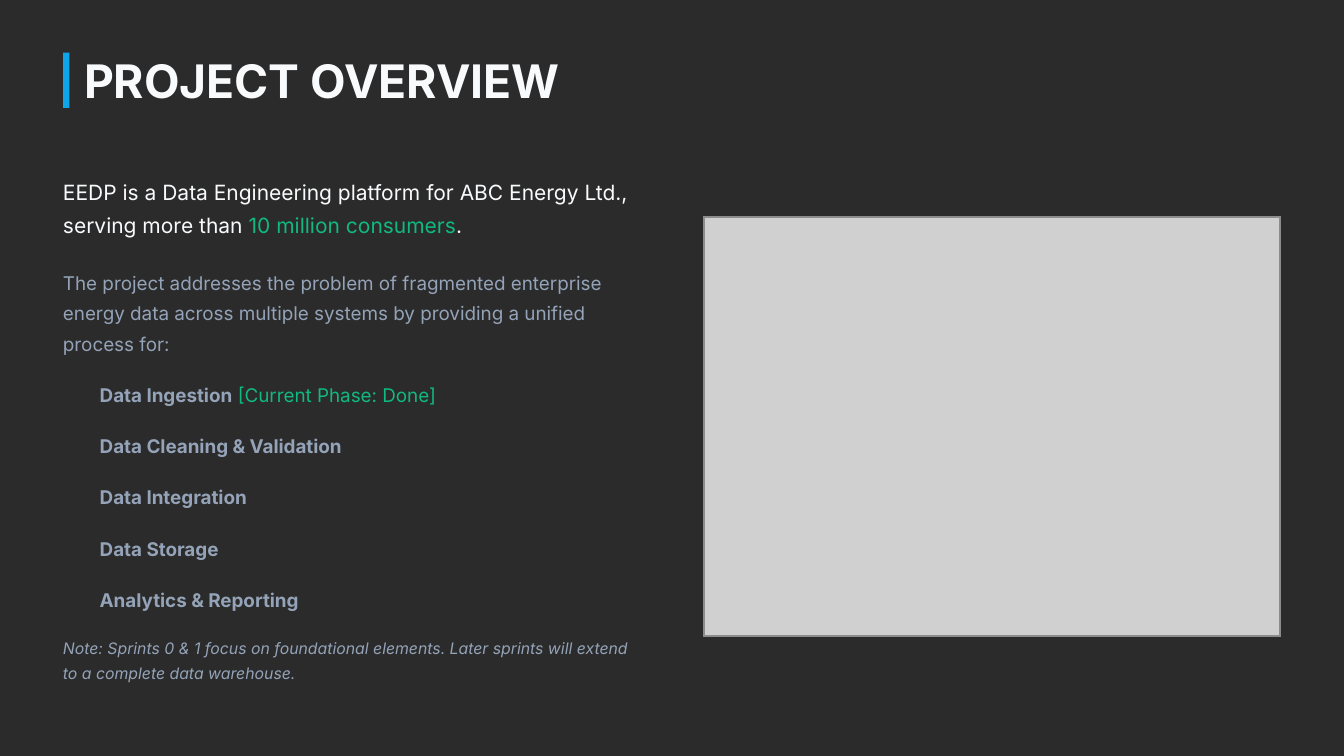
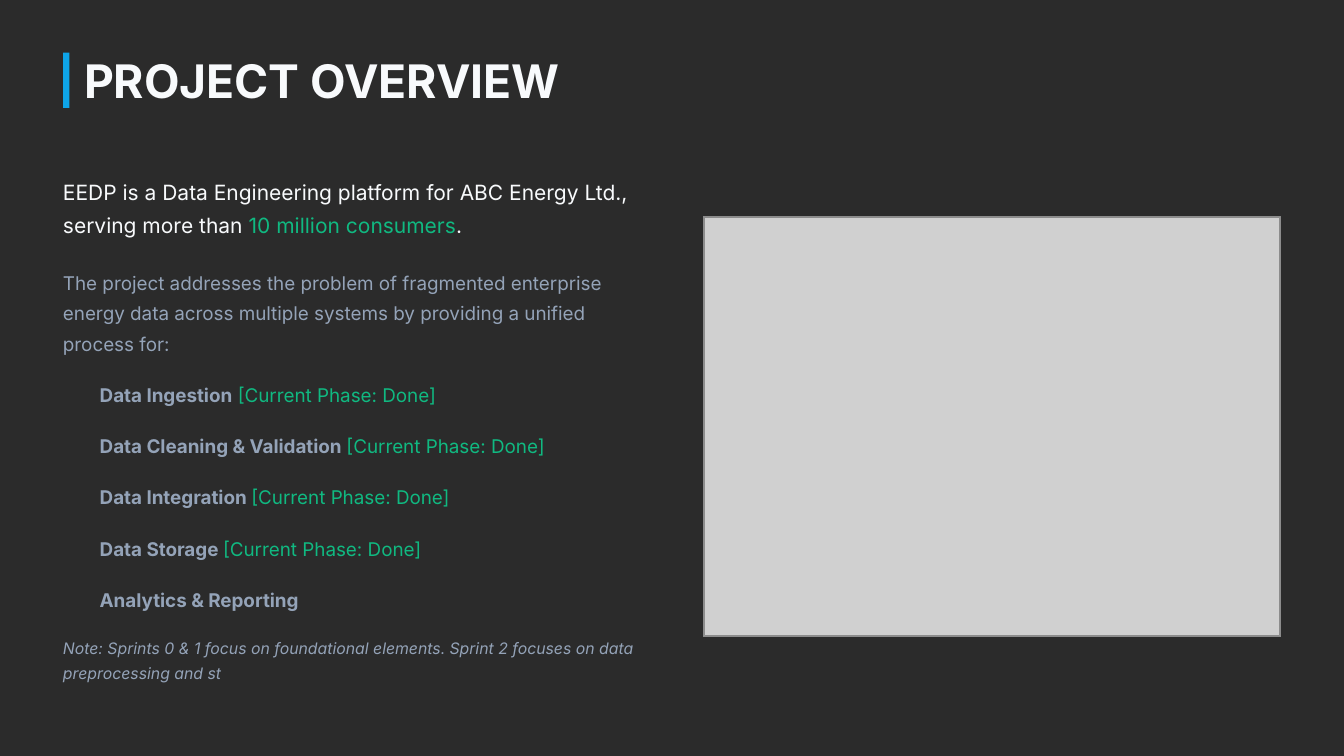
Before and after one commit to Perseus04/Enterprise-Energy-Data-Platform, a slide deck: slide 2 of docs/report/Enterprise Energy Data Platform Progress 1.pptx. Drawn at 1344x756 pixels with LibreOffice and Linux fonts; fonts in the diff are those of the drawing; grey boxes stand for pictures; background and template pictures are left out; a plain dark background stands for a picture behind light text. Boxes give left, top, right and bottom in pixels: in the first picture for what was removed or moved away, otherwise in the second. Text is boxed around its words. In the diff, an @@ line names an element or a change of style, - is before the commit and + after.

```diff
--- a/docs/report/Enterprise Energy Data Platform Progress 1.pptx
+++ b/docs/report/Enterprise Energy Data Platform Progress 1.pptx
@@ text at bbox=[100, 437, 545, 457]: text changed @@
-Data Cleaning & Validation
+Data Cleaning & Validation [Current Phase: Done]
@@ text at bbox=[100, 489, 450, 508]: text changed; text colour #94A3B8 to #10B981; bold off @@
-Data Integration
+Data Integration [Current Phase: Done]
@@ text at bbox=[100, 540, 422, 560]: text changed; text colour #94A3B8 to #10B981; bold off @@
-Data Storage
+Data Storage [Current Phase: Done]
@@ text at bbox=[63, 642, 633, 683]: text changed @@
-Note: Sprints 0 & 1 focus on foundational elements. Later sprints will extend to a complete data warehouse.
+Note: Sprints 0 & 1 focus on foundational elements. Sprint 2 focuses on data preprocessing and st
```
Also in this commit, not shown: 6 slides added, 16 other files.
